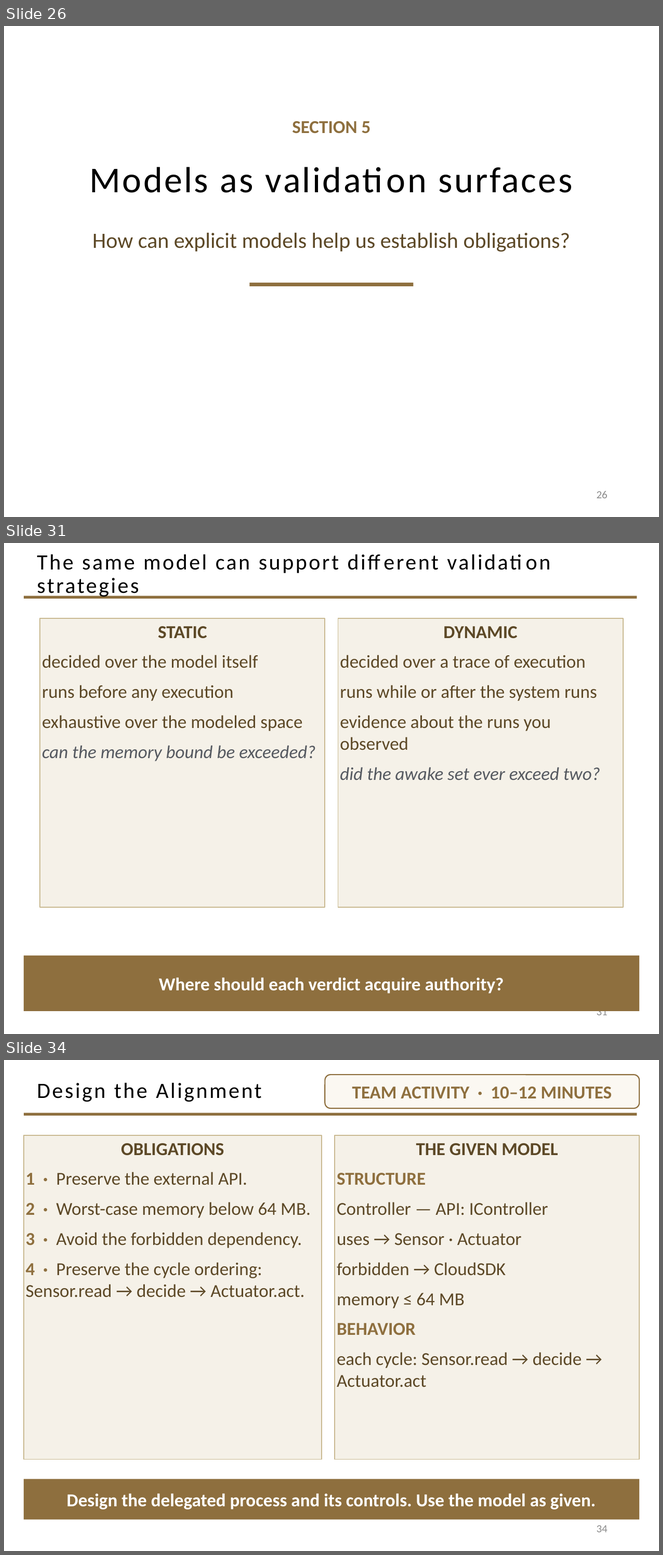
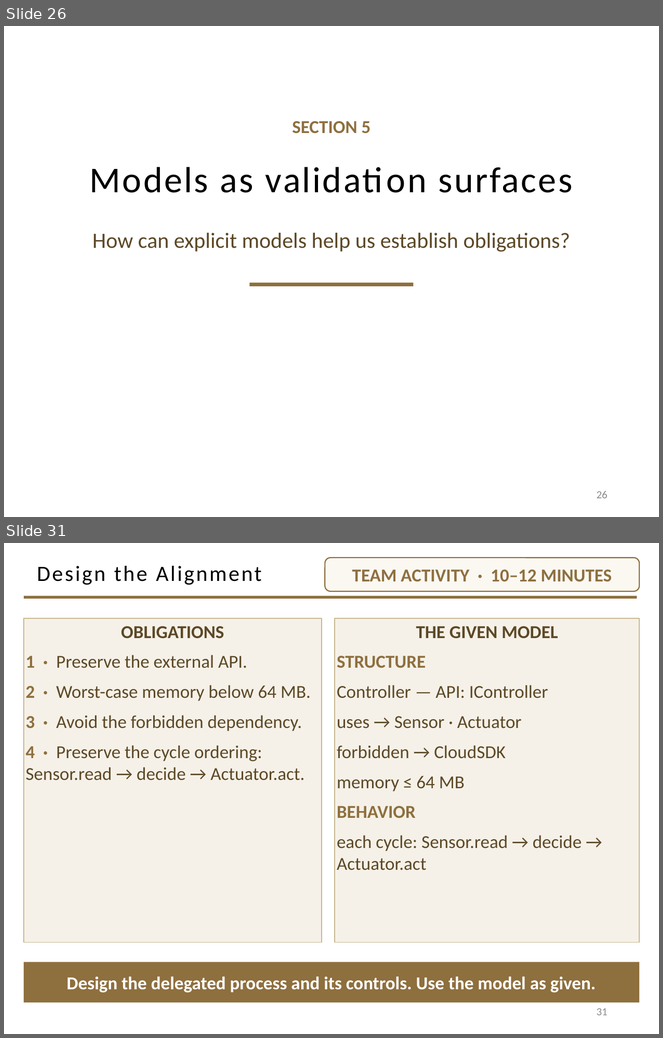
Before and after one commit to davisjam/model-based-agentic-software-engineering, a slide deck: course/lectures/act-2-delegation-and-control/03-alignment/2-3-Alignment.pptx. Shown one above the other, each under a label of ours: slides 26, 31 and 34 before the commit, slides 26 and 31 after it; the slides between them are not shown. The pictures are 663x1555 and 663x1038 pixels, drawn with LibreOffice and Linux fonts; fonts in the diff are those of the drawing; background and template pictures are left out. Boxes give left, top, right and bottom in pixels: in the first picture for what was removed or moved away, otherwise in the second. Text is boxed around its words. In the diff, an @@ line names an element or a change of style, - is before the commit and + after.

Commit message:
deck 2-3: section 5 merges — models buy-us into lab-models slide, static/dynamic to two slides with corrected lab questions, agreement triangle absorbs three-kinds-of-claim (36->33)

```diff
--- a/course/lectures/act-2-delegation-and-control/03-alignment/2-3-Alignment.pptx
+++ b/course/lectures/act-2-delegation-and-control/03-alignment/2-3-Alignment.pptx
@@ slide 31 removed at [4, 543, 659, 1034], background #FFFFFF; not listed: 1 template element that a slide beside it also shows @@
@@ title removed at [37, 554, 339, 599] @@
-The same model can support different validation strategies
@@ rectangle removed at [40, 618, 325, 908] @@
-STATIC
-decided over the model itself
-runs before any execution
-exhaustive over the modeled space
-can the memory bound be exceeded?
@@ rectangle removed at [338, 618, 623, 908] @@
-DYNAMIC
-decided over a trace of execution
-runs while or after the system runs
-evidence about the runs you observed
-did the awake set ever exceed two?
@@ rectangle removed at [24, 956, 639, 1012] @@
-Where should each verdict acquire authority?
@@ page number removed at [597, 1006, 608, 1019] @@
-31
@@ what was slide 34 is now slide 31 @@
@@ page number at [597, 1008, 608, 1016]: text changed @@
-34
+31
```
Also in this commit, not shown: 3 slides changed, 1 slide added, 3 other slides removed.
